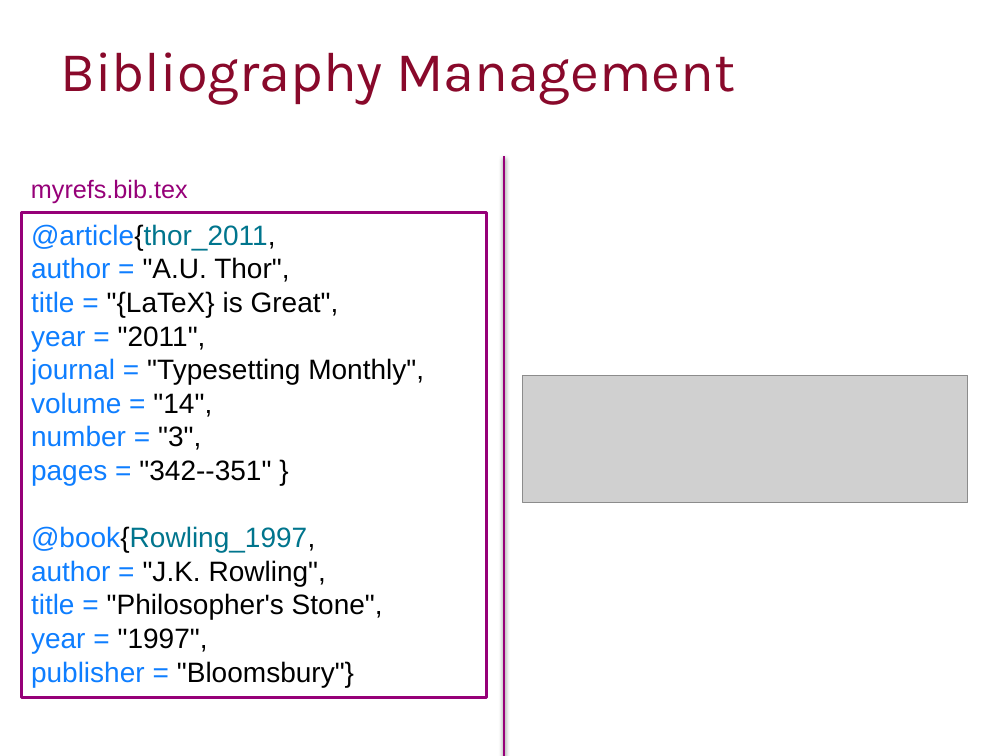
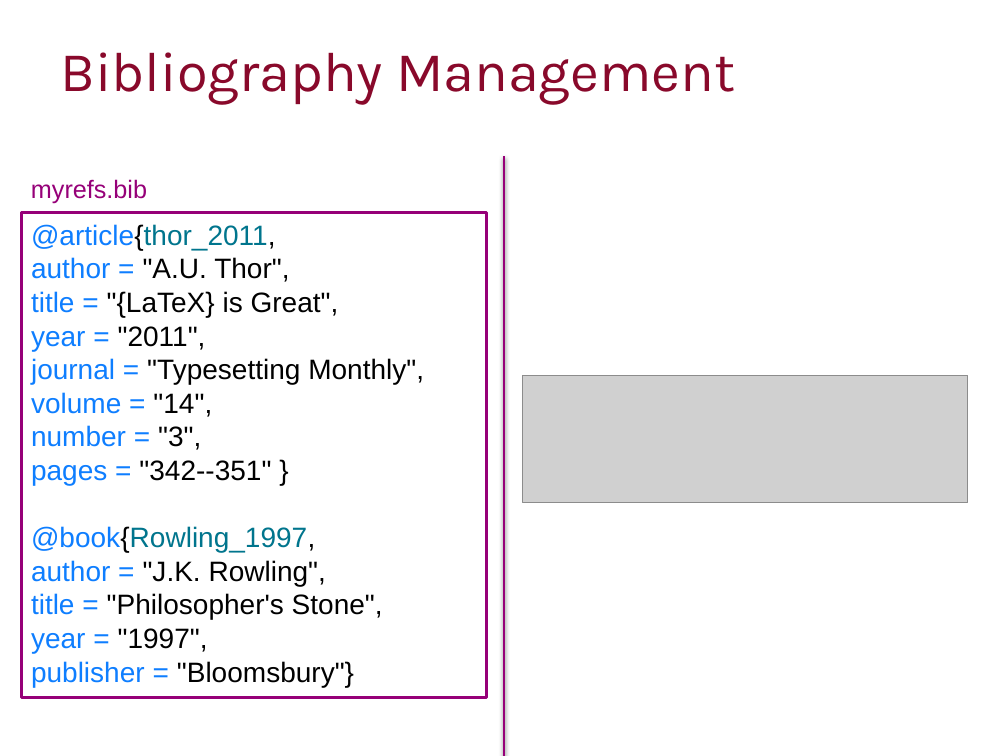
Before and after one commit to ImperialCollegeLondon/RCDS-writing-theses-in-latex, a slide deck: slide 32 of Writing Theses in Latex Slides.pptx. Drawn at 1008x756 pixels with LibreOffice and Linux fonts; fonts in the diff are those of the drawing; grey boxes stand for pictures; background and template pictures are left out. Boxes give left, top, right and bottom in pixels: in the first picture for what was removed or moved away, otherwise in the second. Text is boxed around its words. In the diff, an @@ line names an element or a change of style, - is before the commit and + after.

Commit message:
Updates to slides

```diff
--- a/Writing Theses in Latex Slides.pptx
+++ b/Writing Theses in Latex Slides.pptx
@@ text at [31, 179, 147, 204]: text changed @@
-myrefs.bib.tex
+myrefs.bib
```
Also in this commit, not shown: 1 other slide changed.
